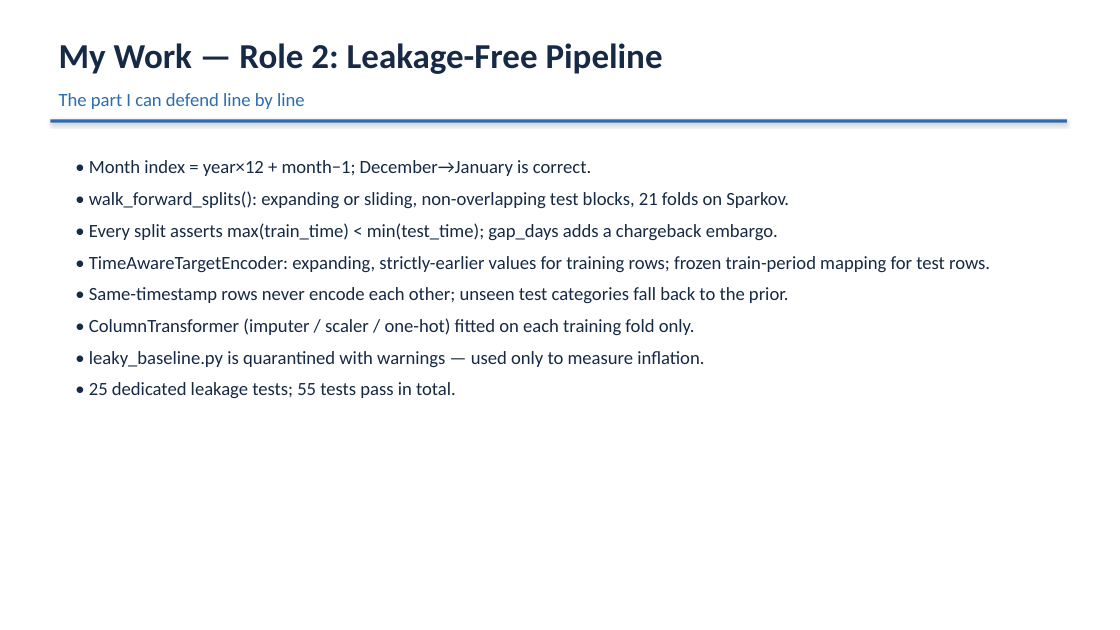
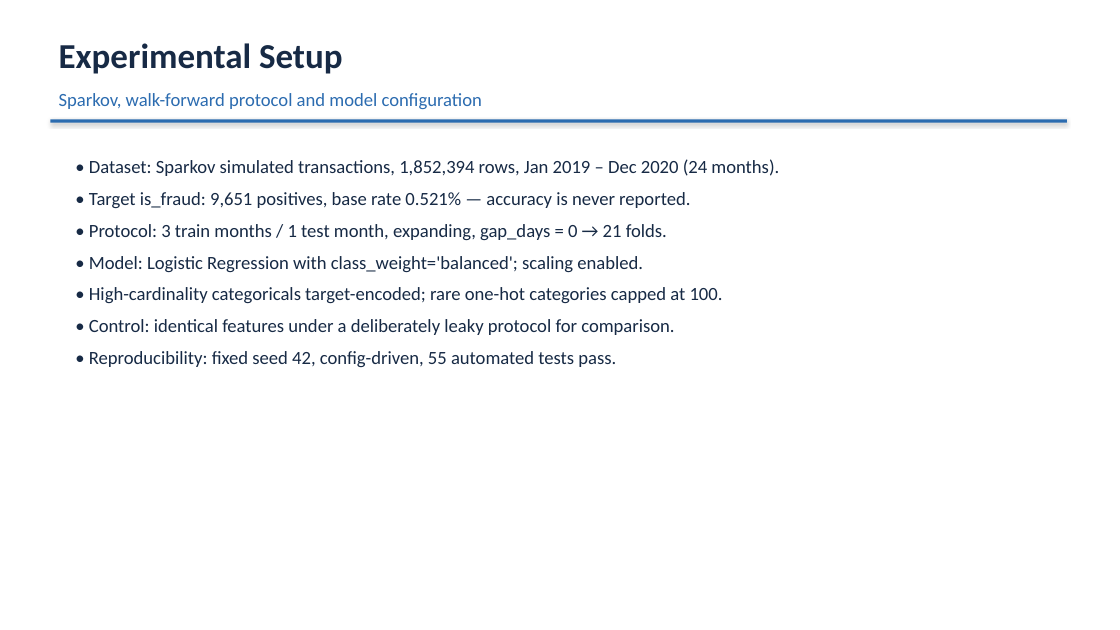
Before and after one commit to Samakshg11/fraud-drift-detection, a slide deck: slide 5 of docs/project_presentation.pptx. Drawn at 1120x630 pixels with LibreOffice and Linux fonts; fonts in the diff are those of the drawing. Boxes give left, top, right and bottom in pixels: in the first picture for what was removed or moved away, otherwise in the second. Text is boxed around its words. In the diff, an @@ line names an element or a change of style, - is before the commit and + after.

Commit message:
docs: reframe presentation as project-level, remove role-based slides

```diff
--- a/docs/project_presentation.pptx
+++ b/docs/project_presentation.pptx
@@ text at bbox=[59, 43, 343, 74]: text changed @@
-My Work — Role 2: Leakage-Free Pipeline
+Experimental Setup
@@ text at bbox=[59, 93, 482, 109]: text changed @@
-The part I can defend line by line
+Sparkov, walk-forward protocol and model configuration
@@ text at bbox=[89, 159, 779, 367]: text changed @@
-• Month index = year×12 + month−1; December→January is correct.
-• walk_forward_splits(): expanding or sliding, non-overlapping test blocks, 21 folds on Sparkov.
-• Every split asserts max(train_time) < min(test_time); gap_days adds a chargeback embargo.
-• TimeAwareTargetEncoder: expanding, strictly-earlier values for training rows; frozen train-period mapping for test rows.
-• Same-timestamp rows never encode each other; unseen test categories fall back to the prior.
-• ColumnTransformer (imputer / scaler / one-hot) fitted on each training fold only.
-• leaky_baseline.py is quarantined with warnings — used only to measure inflation.
-• 25 dedicated leakage tests; 55 tests pass in total.
+• Dataset: Sparkov simulated transactions, 1,852,394 rows, Jan 2019 – Dec 2020 (24 months).
+• Target is_fraud: 9,651 positives, base rate 0.521% — accuracy is never reported.
+• Protocol: 3 train months / 1 test month, expanding, gap_days = 0 → 21 folds.
+• Model: Logistic Regression with class_weight='balanced'; scaling enabled.
+• High-cardinality categoricals target-encoded; rare one-hot categories capped at 100.
+• Control: identical features under a deliberately leaky protocol for comparison.
+• Reproducibility: fixed seed 42, config-driven, 55 automated tests pass.
```
Also in this commit, not shown: 3 other slides changed, 1 slide added, 1 slide removed, 4 other files.
